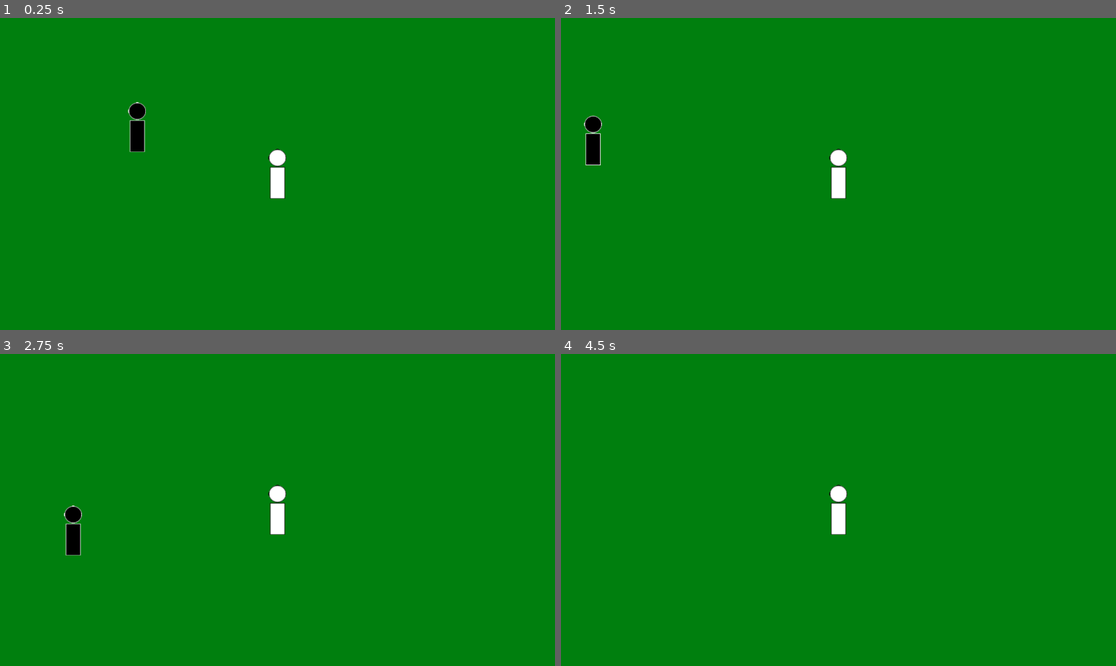
Above: before the commit, frames 1-4 (two rows, left to right).
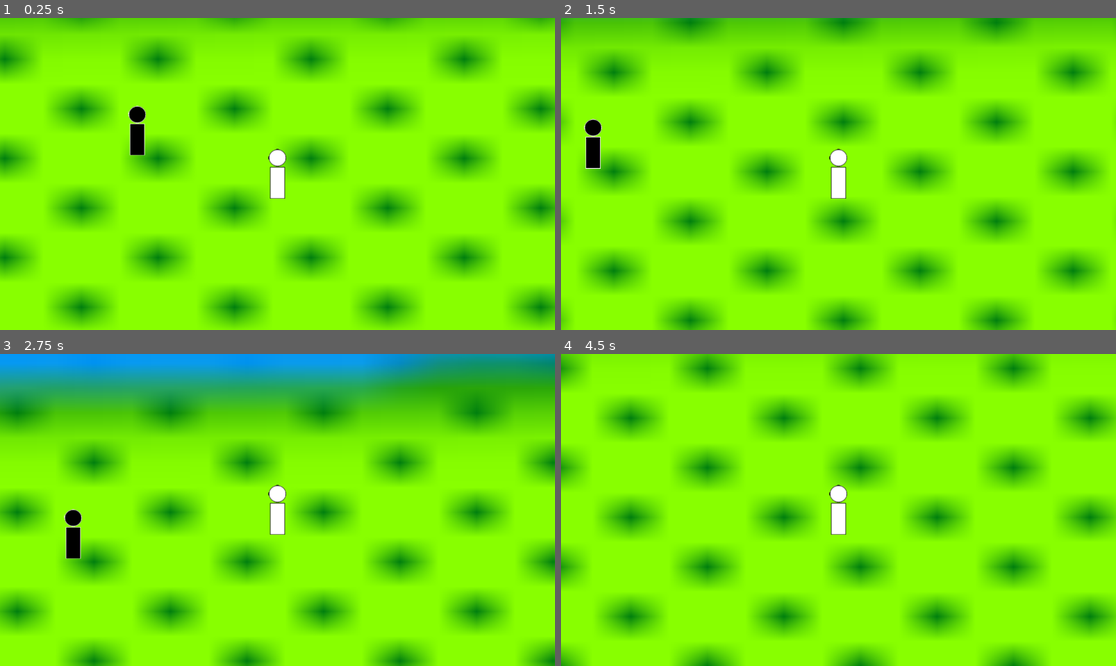
Above: after the commit, the same moments.

Repository: BChabowski/hns
Game: Godot game, scene res://world.tscn
Same seed, same stepped clock (60 frames per second), same inputs: the game is played once before the commit and once after it.
Inputs (mouse positions are in pixels of both pictures, inside the frame that each line leads up to):
- Up to frame 1 (0.25 s): no input
- Up to frame 2 (1.5 s): tap Enter at 0.5 s; move the mouse to (960, 158) at 0.52 s; click (960, 158) at 0.67 s; move the mouse to (727, 189) at 1.27 s; click (727, 189) at 1.42 s
- Up to frame 3 (2.75 s): move the mouse to (333, 441) at 2.02 s; click (333, 441) at 2.17 s
- Up to frame 4 (4.5 s): move the mouse to (810, 572) at 2.77 s; click (810, 572) at 2.92 s; move the mouse to (1005, 556) at 3.52 s; click (1005, 556) at 3.67 s; move the mouse to (672, 463) at 4.27 s; click (672, 463) at 4.42 s

The runs differ from the first frame. In frame 1, 98% of the frame differs, in the area x 0-100%, y 0-100%; in frame 2, 98%; in frame 3, 98%; in frame 4, 99%.

Commit message:
Adds attack animation to enemy

Diff:
--- a/enemy_placeholder.gd
+++ b/enemy_placeholder.gd
@@ -10,7 +10,7 @@
 
 #these variables will be dynamic, depending on the equipped weapon
 var in_attack_distance = false
-var attack_cooldown = 0.5
+var attack_cooldown = 1
 
 func _physics_process(delta):
 	velocity = Vector2.ZERO
@@ -33,14 +33,15 @@
 
 func attack():
 	if(in_attack_distance):
-		print("attack")
+		$AnimationPlayer.play("Attack")
+		await $AnimationPlayer.animation_finished
+		$AnimationPlayer.play("Idle")
 	ready_to_attack = false
 
 func _on_timeout():
 	ready_to_attack = true
 
 func _on_detect_radius_body_entered(body: Node2D) -> void:
-		#todo this is called also when body is first loaded (interacts with itself?)
 	if (body.get_path().get_name(body.get_path().get_name_count() - 1) == "PC"):
 		player = body
 
@@ -53,3 +54,7 @@
 
 func _on_attack_radius_body_exited(body: Node2D) -> void:
 	in_attack_distance = false
+
+func _on_damage_radius_body_entered(body: Node2D) -> void:
+	if(body == player):
+		print("dmg!")
--- a/enemy_placeholder.tscn
+++ b/enemy_placeholder.tscn
@@ -1,7 +1,7 @@
-[gd_scene load_steps=6 format=3 uid="uid://yf4sybyc3ynp"]
+[gd_scene load_steps=11 format=3 uid="uid://yf4sybyc3ynp"]
 
 [ext_resource type="Script" uid="uid://btyhi6suseagn" path="res://enemy_placeholder.gd" id="1_hlmrv"]
-[ext_resource type="Texture2D" uid="uid://0mex8fqul7mn" path="res://textures/characters/enemy-character-placeholder.png" id="1_w5dmy"]
+[ext_resource type="Texture2D" uid="uid://ca553w2erkyjm" path="res://textures/characters/enemy-placholder-all.png" id="2_hlmrv"]
 
 [sub_resource type="CapsuleShape2D" id="CapsuleShape2D_hlmrv"]
 radius = 16.0
@@ -13,6 +13,88 @@
 [sub_resource type="CircleShape2D" id="CircleShape2D_vpa05"]
 radius = 86.15
 
+[sub_resource type="CircleShape2D" id="CircleShape2D_j2thn"]
+radius = 86.15
+
+[sub_resource type="Animation" id="Animation_hlmrv"]
+resource_name = "Attack"
+length = 0.4
+step = 0.1
+tracks/0/type = "value"
+tracks/0/imported = false
+tracks/0/enabled = true
+tracks/0/path = NodePath("EnemySprite:frame")
+tracks/0/interp = 1
+tracks/0/loop_wrap = true
+tracks/0/keys = {
+"times": PackedFloat32Array(0, 0.101977, 0.298774),
+"transitions": PackedFloat32Array(1, 1, 1),
+"update": 1,
+"values": [2, 3, 4]
+}
+tracks/1/type = "value"
+tracks/1/imported = false
+tracks/1/enabled = true
+tracks/1/path = NodePath("DamageRadius/DamageShape:disabled")
+tracks/1/interp = 1
+tracks/1/loop_wrap = true
+tracks/1/keys = {
+"times": PackedFloat32Array(0.00178907, 0.0983987, 0.296985),
+"transitions": PackedFloat32Array(1, 1, 1),
+"update": 1,
+"values": [true, false, true]
+}
+
+[sub_resource type="Animation" id="Animation_vpa05"]
+length = 0.001
+tracks/0/type = "value"
+tracks/0/imported = false
+tracks/0/enabled = true
+tracks/0/path = NodePath("EnemySprite:frame")
+tracks/0/interp = 1
+tracks/0/loop_wrap = true
+tracks/0/keys = {
+"times": PackedFloat32Array(0),
+"transitions": PackedFloat32Array(1),
+"update": 1,
+"values": [2]
+}
+tracks/1/type = "value"
+tracks/1/imported = false
+tracks/1/enabled = true
+tracks/1/path = NodePath("DamageRadius/DamageShape:disabled")
+tracks/1/interp = 1
+tracks/1/loop_wrap = true
+tracks/1/keys = {
+"times": PackedFloat32Array(0),
+"transitions": PackedFloat32Array(1),
+"update": 1,
+"values": [false]
+}
+
+[sub_resource type="Animation" id="Animation_j2thn"]
+resource_name = "Idle"
+step = 0.1
+tracks/0/type = "value"
+tracks/0/imported = false
+tracks/0/enabled = true
+tracks/0/path = NodePath("EnemySprite:frame")
+tracks/0/interp = 1
+tracks/0/loop_wrap = true
+tracks/0/keys = {
+"times": PackedFloat32Array(0),
+"transitions": PackedFloat32Array(1),
+"update": 1,
+"values": [0]
+}
+
+[sub_resource type="AnimationLibrary" id="AnimationLibrary_j2thn"]
+_data = {
+&"Attack": SubResource("Animation_hlmrv"),
+&"Idle": SubResource("Animation_j2thn"),
+&"RESET": SubResource("Animation_vpa05")
+}
+
 [node name="EnemyPlaceholder" type="Node2D"]
 
 [node name="EnemyPlaceholder" type="CharacterBody2D" parent="."]
@@ -22,7 +104,9 @@
 shape = SubResource("CapsuleShape2D_hlmrv")
 
 [node name="EnemySprite" type="Sprite2D" parent="EnemyPlaceholder"]
-texture = ExtResource("1_w5dmy")
+texture = ExtResource("2_hlmrv")
+hframes = 5
+frame = 2
 
 [node name="DetectRadius" type="Area2D" parent="EnemyPlaceholder"]
 
@@ -38,8 +122,19 @@
 wait_time = 0.504
 one_shot = true
 
+[node name="DamageRadius" type="Area2D" parent="EnemyPlaceholder"]
+
+[node name="DamageShape" type="CollisionShape2D" parent="EnemyPlaceholder/DamageRadius"]
+shape = SubResource("CircleShape2D_j2thn")
+
+[node name="AnimationPlayer" type="AnimationPlayer" parent="EnemyPlaceholder"]
+libraries = {
+&"": SubResource("AnimationLibrary_j2thn")
+}
+
 [connection signal="body_entered" from="EnemyPlaceholder/DetectRadius" to="EnemyPlaceholder" method="_on_detect_radius_body_entered"]
 [connection signal="body_exited" from="EnemyPlaceholder/DetectRadius" to="EnemyPlaceholder" method="_on_detect_radius_body_exited"]
 [connection signal="body_entered" from="EnemyPlaceholder/AttackRadius" to="EnemyPlaceholder" method="_on_attack_radius_body_entered"]
 [connection signal="body_exited" from="EnemyPlaceholder/AttackRadius" to="EnemyPlaceholder" method="_on_attack_radius_body_exited"]
 [connection signal="timeout" from="EnemyPlaceholder/Timer" to="EnemyPlaceholder" method="_on_timeout"]
+[connection signal="body_entered" from="EnemyPlaceholder/DamageRadius" to="EnemyPlaceholder" method="_on_damage_radius_body_entered"]
--- a/world.tscn
+++ b/world.tscn
@@ -7,8 +7,8 @@
 [node name="World" type="Node2D"]
 
 [node name="Sprite2D" type="Sprite2D" parent="."]
-position = Vector2(69, -1252)
-scale = Vector2(200, 117.933)
+position = Vector2(-869, -283)
+scale = Vector2(79.4437, 51.5016)
 texture = ExtResource("1_fj7yv")
 
 [node name="PC" parent="." instance=ExtResource("2_fj7yv")]
Binary file added: textures/characters/enemy-placholder-all.png
Not shown, added: textures/characters/enemy-placholder-all.png.import
Binary file changed: textures/overworld/world-placeholder.png
